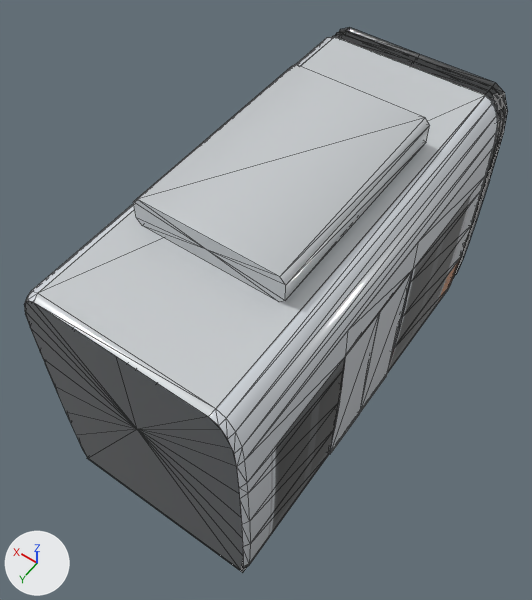
The glTF model tram_parts/suspendues/marseille/suspended_lod1_m.glb as it was, and as the next commit left it.
The view is the same before and after, from a 50 mm camera at (-2.8, 4.27, 8.15) aimed at (0.09, 0.23, 1.8). The axes (+X, +Y, +Z) are drawn at lower left. The lights are the same throughout. The older version comes first. Mesh edges are drawn as thin lines. Where no turn or scale is listed for an object, it has been applied to the vertices. Vertices at exactly the same position are counted once.

Objects in the first picture: 'door_2_L_a', 'door_2_L_b', 'module_01'.
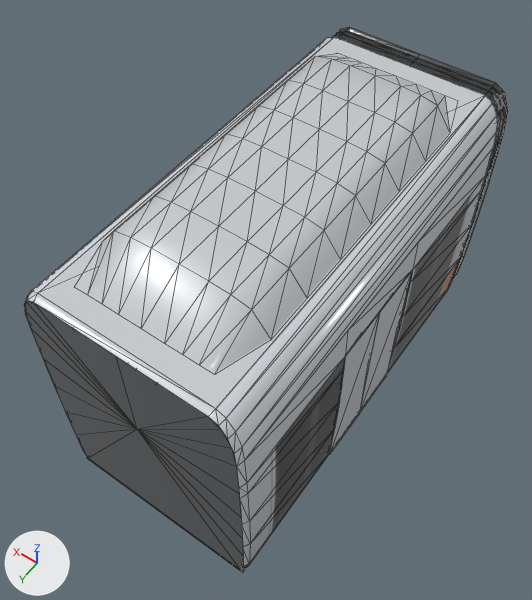
Where the change shows, as pixel boxes [x1, y1, x2, y2] in the pictures (532 x 600 px):
part 1 of me_module_01, rebuilt (21% wider, 34% taller): before [133, 64, 430, 302]; after [89, 53, 449, 372]

What changed in the scene script:
```text
Change me_module_01:
    used by ob_module_01; location = (0.0, 0.0, 0.0)
    remove me_module_01.from_pydata(...)  # 383 vertices, 582 faces; spans x -1.2..1.2, y -2.6..2.35, z 0.25..3.72
    add me_module_01.from_pydata(...)  # 446 vertices, 678 faces; spans x -1.2..1.2, y -2.6..2.35, z 0.25..3.69
    me_module_01 part 1: the loose piece of 18 vertices spanning x -0.8..0.8, y -1.2..1.2, z 3.4..3.72 is rebuilt with 81 vertices and now spans x -0.9..0.9, y -2.05..2.05, z 3.39..3.69
```
